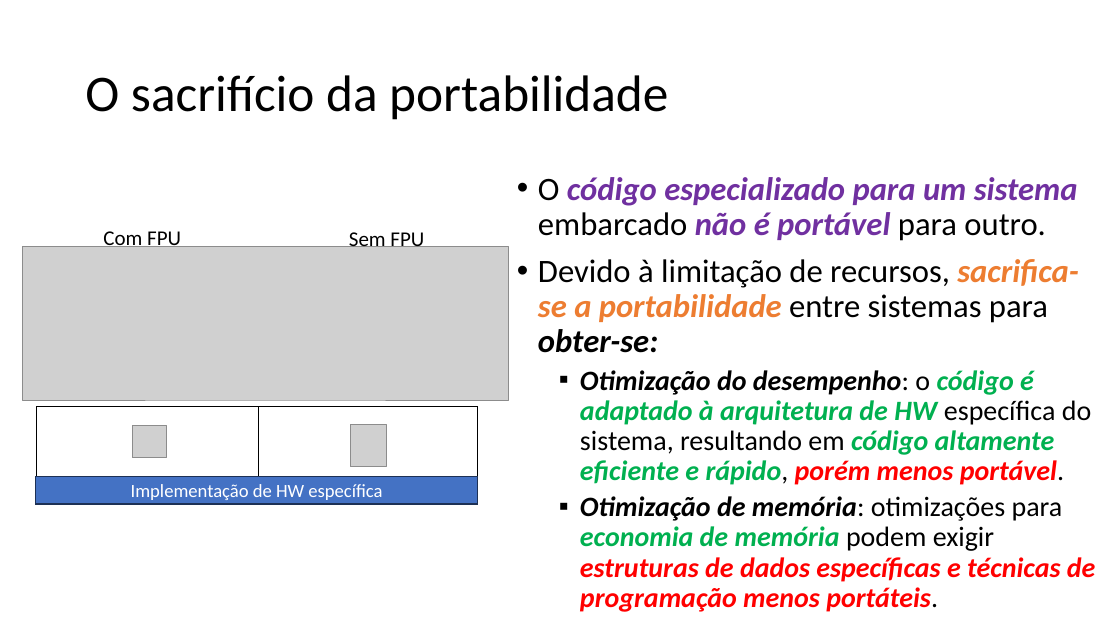
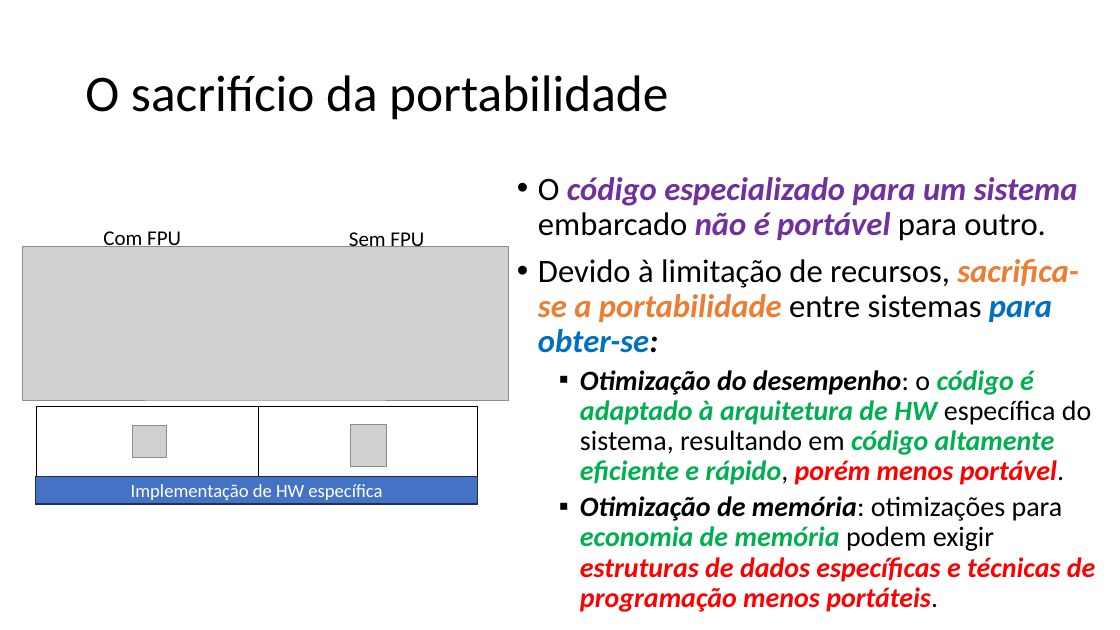
Before and after one commit to zz4fap/tp557-iot-ml, a slide deck: slide 47 of slides/TP557_2_Desafios_do_TinyML_sistemas_embarcados.pptx. Drawn at 1120x630 pixels with LibreOffice and Linux fonts; fonts in the diff are those of the drawing; grey boxes stand for pictures. Boxes give left, top, right and bottom in pixels: in the first picture for what was removed or moved away, otherwise in the second. Text is boxed around its words. In the diff, an @@ line names an element or a change of style, - is before the commit and + after.

```diff
--- a/slides/TP557_2_Desafios_do_TinyML_sistemas_embarcados.pptx
+++ b/slides/TP557_2_Desafios_do_TinyML_sistemas_embarcados.pptx
@@ text at bbox=[538, 259, 1078, 353]: text colour #000000 to #0070C0 in "para obter-se:"; bold on, italic on in "para" @@
```
Also in this commit, not shown: 9 other slides changed, 1 other file.
